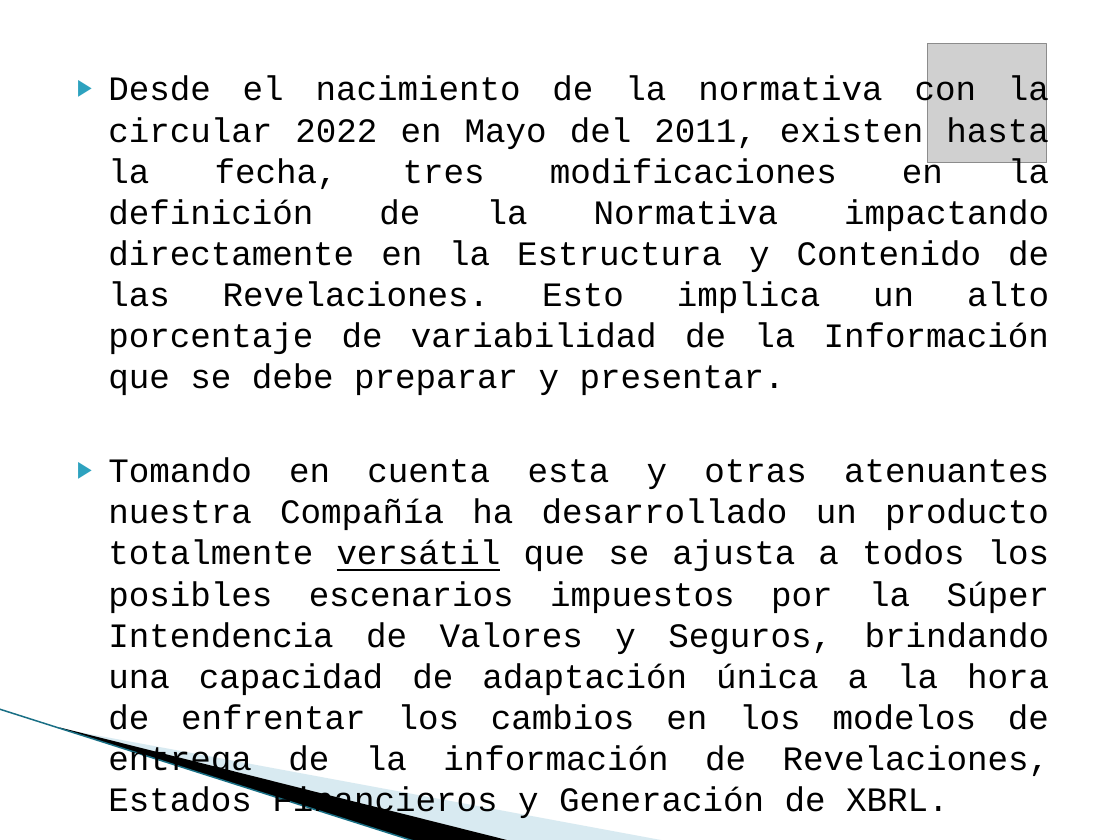
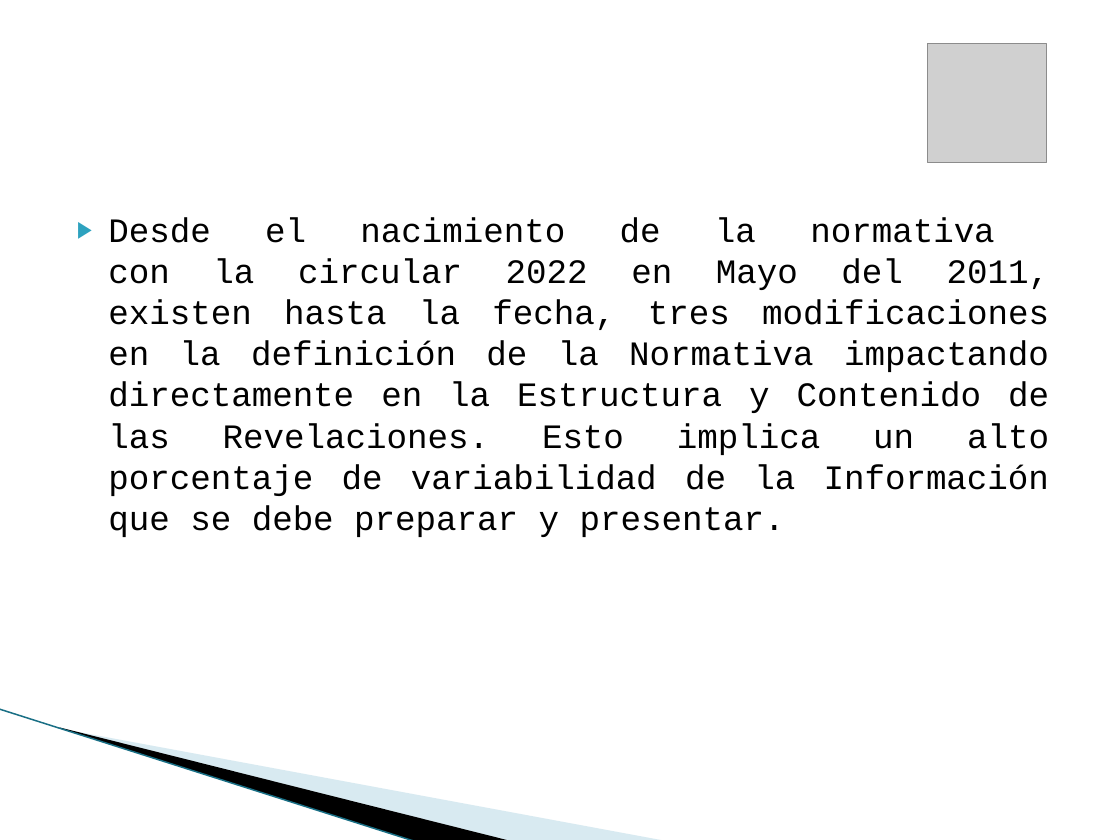
Before and after one commit to vicky1404/rev-ii, a slide deck: slide 7 of docs/comercial/brochure.pptx. Drawn at 1120x840 pixels with LibreOffice and Linux fonts; fonts in the diff are those of the drawing; grey boxes stand for pictures; background and template pictures are left out. Boxes give left, top, right and bottom in pixels: in the first picture for what was removed or moved away, otherwise in the second. Text is boxed around its words. In the diff, an @@ line names an element or a change of style, - is before the commit and + after.

```diff
--- a/docs/comercial/brochure.pptx
+++ b/docs/comercial/brochure.pptx
@@ text at (x1=108, y1=457, x2=1050, y2=821): paragraph removed @@
-▶ Tomando en cuenta esta y otras atenuantes nuestra Compañía ha desarrollado un producto totalmente versátil que se ajusta a todos los posibles escenarios impuestos por la Súper Intendencia de Valores y Seguros, brindando una capacidad de adaptación única a la hora de enfrentar los cambios en los modelos de entrega de la información de Revelaciones, Estados Financieros y Generación de XBRL.
```
Also in this commit, not shown: 11 other slides changed, 2 slides added, 1 other file.
